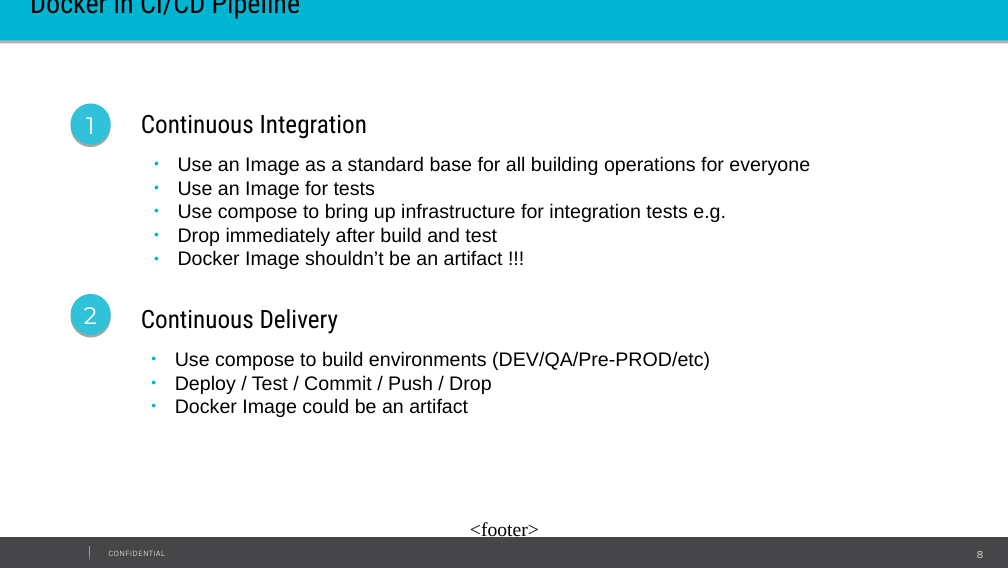
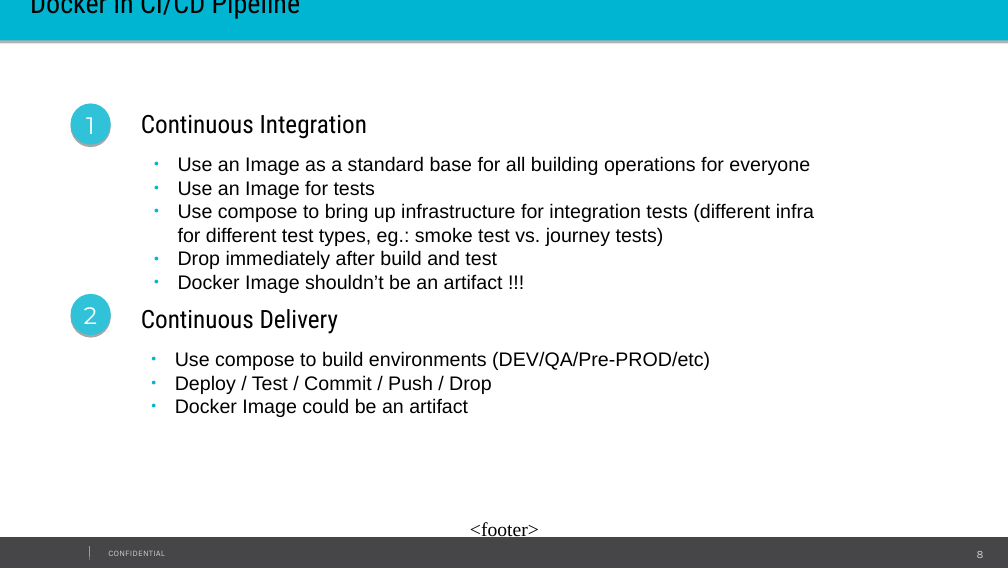
Before and after one commit to ITForumHungary/ITForum2016-DevOps, a slide deck: slide 8 of Session2-Everythin_looks_the_same_in_boxes-Introduction_to_containerization/IT_forum_Budapest-Docker_in_CI.odp. Drawn at 1008x568 pixels with LibreOffice and Linux fonts; fonts in the diff are those of the drawing; background and template pictures are left out. Boxes give left, top, right and bottom in pixels: in the first picture for what was removed or moved away, otherwise in the second. Text is boxed around its words. In the diff, an @@ line names an element or a change of style, - is before the commit and + after.

```diff
--- a/Session2-Everythin_looks_the_same_in_boxes-Introduction_to_containerization/IT_forum_Budapest-Docker_in_CI.odp
+++ b/Session2-Everythin_looks_the_same_in_boxes-Introduction_to_containerization/IT_forum_Budapest-Docker_in_CI.odp
@@ text at [178,203,814,246]: text changed @@
-● Use compose to bring up infrastructure for integration tests e.g.
+● Use compose to bring up infrastructure for integration tests (different infra for different test types, eg.: smoke test vs. journey tests)
```
Also in this commit, not shown: 2 other slides changed, 1 other file.
